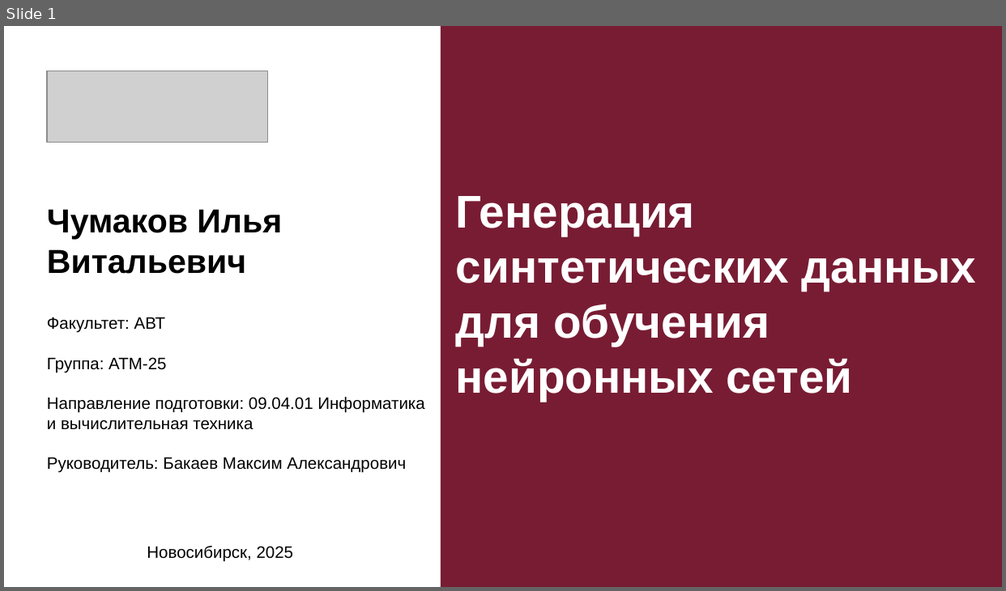
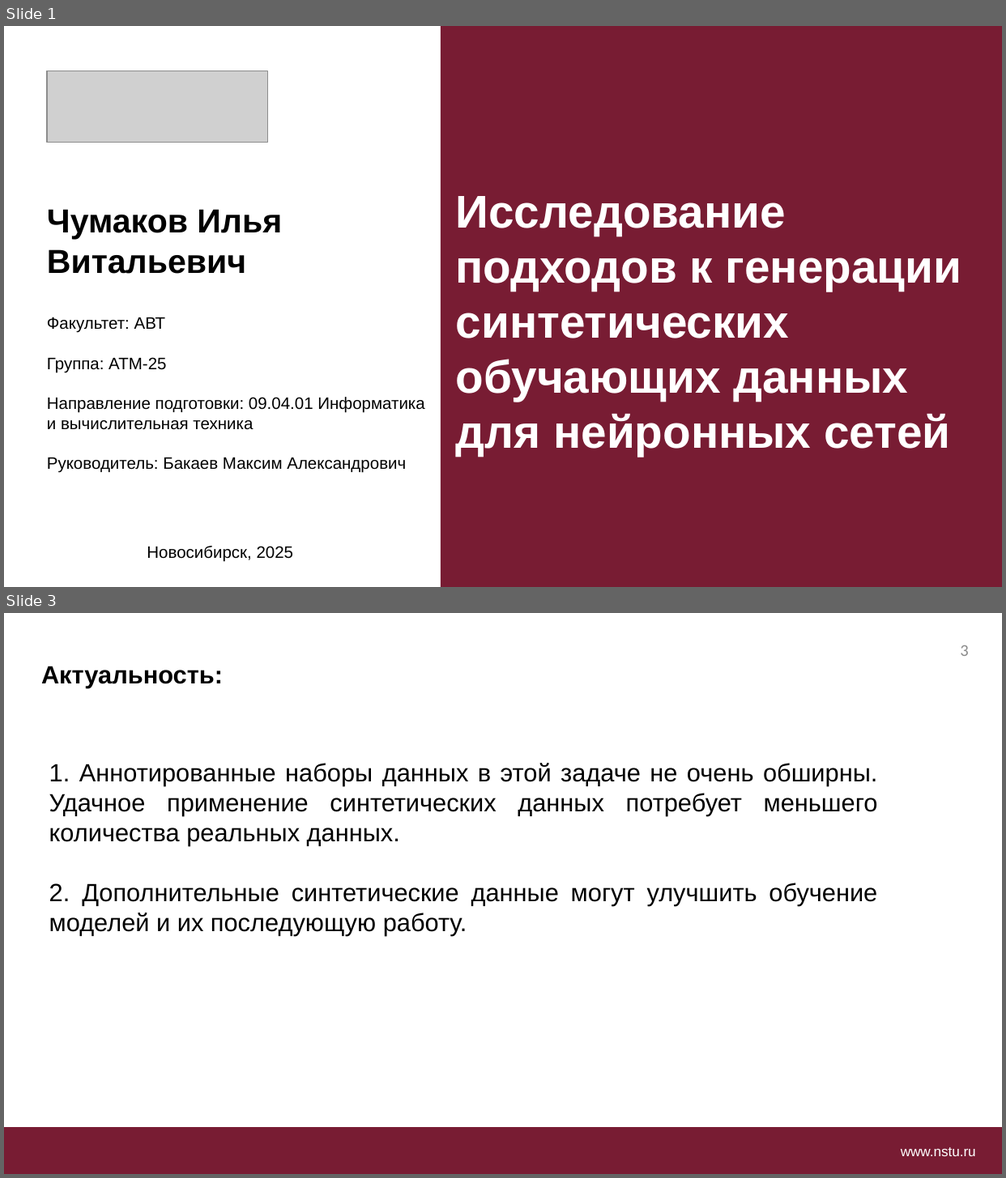
Before and after one commit to LimeShot/NSTU, a slide deck: SM/Чумаков (1).pptm. Shown one above the other, each under a label of ours: slide 1 before the commit, slides 1 and 3 after it; the slides between them are not shown. The pictures are 1006x591 and 1006x1178 pixels, drawn with LibreOffice and Linux fonts; fonts in the diff are those of the drawing; grey boxes stand for pictures; background and template pictures are left out. Boxes give left, top, right and bottom in pixels: in the first picture for what was removed or moved away, otherwise in the second. Text is boxed around its words. In the diff, an @@ line names an element or a change of style, - is before the commit and + after.

```diff
--- a/SM/Чумаков (1).pptm
+++ b/SM/Чумаков (1).pptm
@@ slide 3 added at (4, 613, 1002, 1174), background #FFFFFF; not listed: 1 template element that a slide beside it also shows @@
@@ text added at (960, 645, 968, 656), 12 pt, text #8C8C8C @@
+3
@@ text added at (41, 666, 223, 688), 18 pt, text #000000, bold @@
+Актуальность:
@@ text added at (49, 763, 878, 936), 18 pt, text #000000 @@
+1. Аннотированные наборы данных в этой задаче не очень обширны. Удачное применение синтетических данных потребует меньшего количества реальных данных.
+2. Дополнительные синтетические данные могут улучшить обучение моделей и их последующую работу.
@@ text added at (901, 1148, 976, 1157), 10 pt, text #FFFFFF @@
+www.nstu.ru
@@ slide 1 changed as well @@
@@ text at (456, 196, 961, 456): text changed @@
-Генерация синтетических данных для обучения нейронных сетей
+Исследование подходов к генерации синтетических обучающих данных для нейронных сетей
```
Also in this commit, not shown: 3 other slides changed, 1 other slide added, 4 slides removed, 45 other files.
